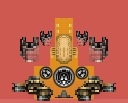
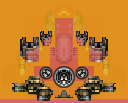
Layer changes from the first 128 × 103 image to the second:
"base color 2 copy": opacity 100% → 80%, blend color → lch color, painted on it over [0,0,128,99]
"base color copy #1": opacity 45% → 80%, painted on it over [23,15,105,81]
removed layer "Background copy #3" from group "details" over [50,47,56,58]
removed layer "Background copy" from group "details" over [72,47,78,58]
painted on "thingy" over [50,47,78,58]
